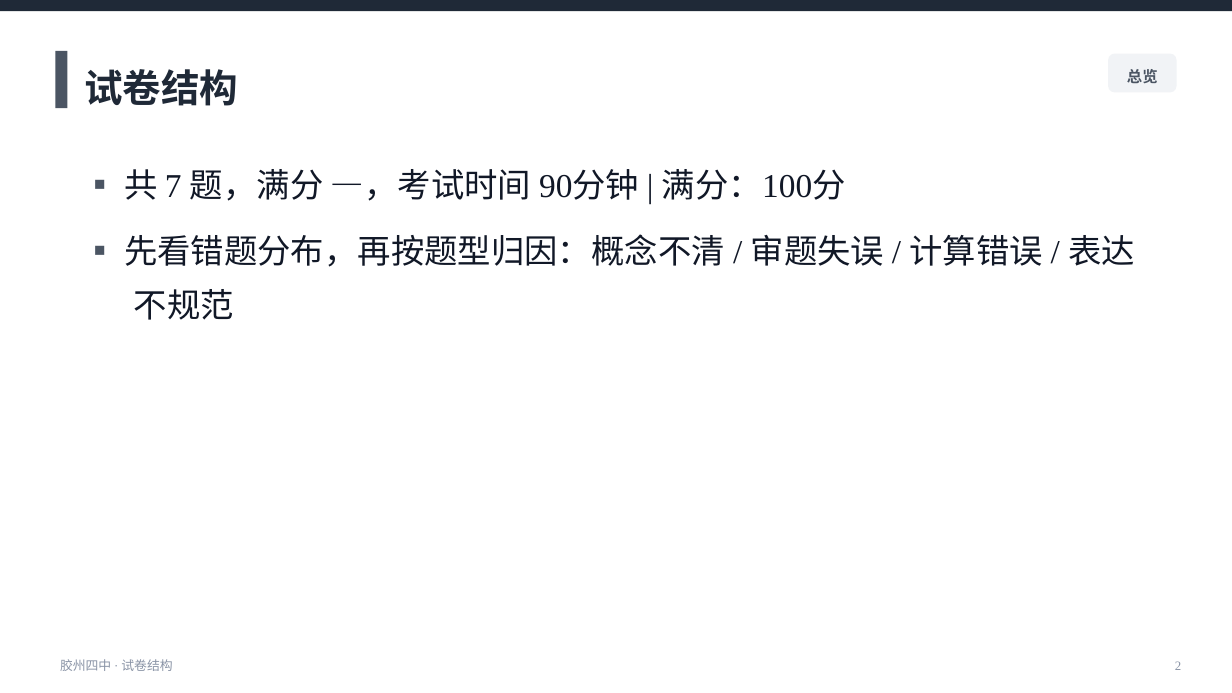
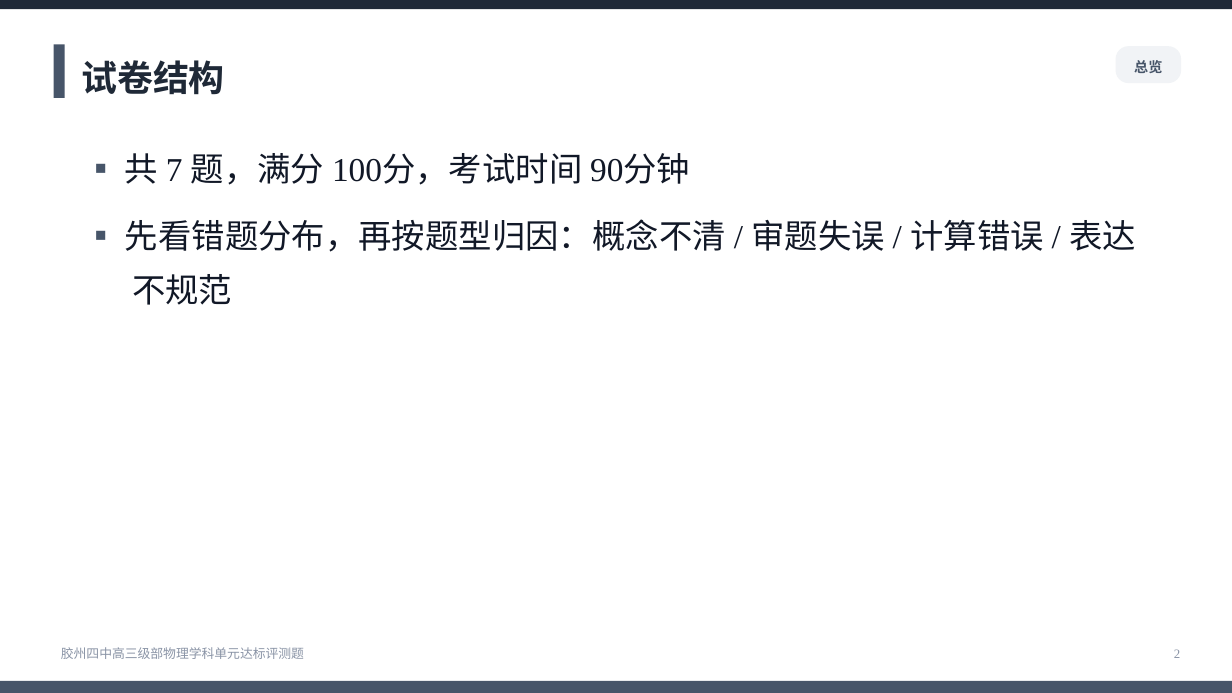
Before and after one commit to wohongshi/jszz, a slide deck: slide 2 of examples/preview/sample_paper.pptx. Drawn at 1232x693 pixels with LibreOffice and Linux fonts; fonts in the diff are those of the drawing. Boxes give left, top, right and bottom in pixels: in the first picture for what was removed or moved away, otherwise in the second. Text is boxed around its words. In the diff, an @@ line names an element or a change of style, - is before the commit and + after.

Commit message:
jszz v1.0：备课 MCP 工具集
- B站：WBI 搜索 / 字幕 / 音视频下载
- 学科网：搜索 / 详情 / 预览页正文（SVG 文字）/ 组卷网
- 生成：学案与试卷 docx、16:9 新授课与讲评课件、组卷
- 控制台：登录态、依赖自检、产物下载
- jszz.skill：SKILL.md + 6 篇排版规范（来自 745 份真实教师资料统计）

```diff
--- a/examples/preview/sample_paper.pptx
+++ b/examples/preview/sample_paper.pptx
@@ rectangle: place and size @@
-rectangle at box(55, 51, 67, 108)
+rectangle at box(54, 44, 65, 98)
@@ rectangle at box(54, 44, 65, 98): fill #4B5563 to #475569 @@
@@ text "试卷结构": place and size @@
-text "试卷结构" at box(84, 69, 238, 106)
+text "试卷结构" at box(81, 60, 225, 95)
@@ text "试卷结构" at box(81, 60, 225, 95): size 30 to 28 pt; line spacing 1.25 to 1.3 @@
@@ text "总览": place and size @@
-text "总览" at box(1127, 69, 1158, 83)
+text "总览" at box(1134, 60, 1162, 73)
@@ text "总览" at box(1134, 60, 1162, 73): size 12 to 11 pt, text colour #4B5563 to #475569; line spacing 1.25 to 1.3 @@
@@ rounded rectangle: place and size @@
-rounded rectangle at box(1108, 54, 1177, 92)
+rounded rectangle at box(1116, 46, 1181, 83)
@@ rounded rectangle at box(1116, 46, 1181, 83): proportions changed @@
@@ text "▪ 共 7 题，满分 100分，考试时间 ...": place and size @@
-text "▪ 共 7 题，满分 100分，考试时间 ..." at box(124, 169, 1135, 320)
+text "▪ 共 7 题，满分 100分，考试时间 ..." at box(125, 153, 1136, 305)
@@ text at box(125, 153, 690, 185): text changed @@
-▪ 共 7 题，满分 —，考试时间 90分钟 | 满分：100分
+▪ 共 7 题，满分 100分，考试时间 90分钟
@@ text at box(125, 219, 1136, 305): text colour #4B5563 to #475569 in "▪"; indent changed @@
@@ text at box(61, 647, 304, 659): text changed @@
-胶州四中 · 试卷结构
+胶州四中高三级部物理学科单元达标评测题
@@ text "2": place and size @@
-text "2" at box(1175, 661, 1181, 670)
+text "2" at box(1174, 649, 1180, 658)
@@ text "2" at box(1174, 649, 1180, 658): line spacing 1.25 to 1.3 @@
@@ rectangle added at box(0, 681, 1232, 693), fill #475569 @@
```
Also in this commit, not shown: 9 other slides changed, 7 slides added, 28 other files.
